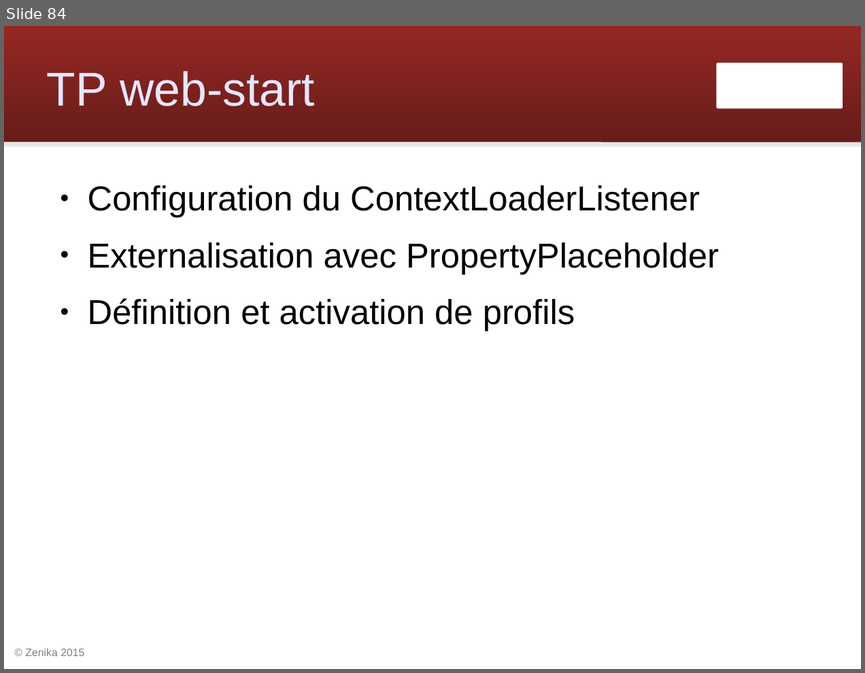
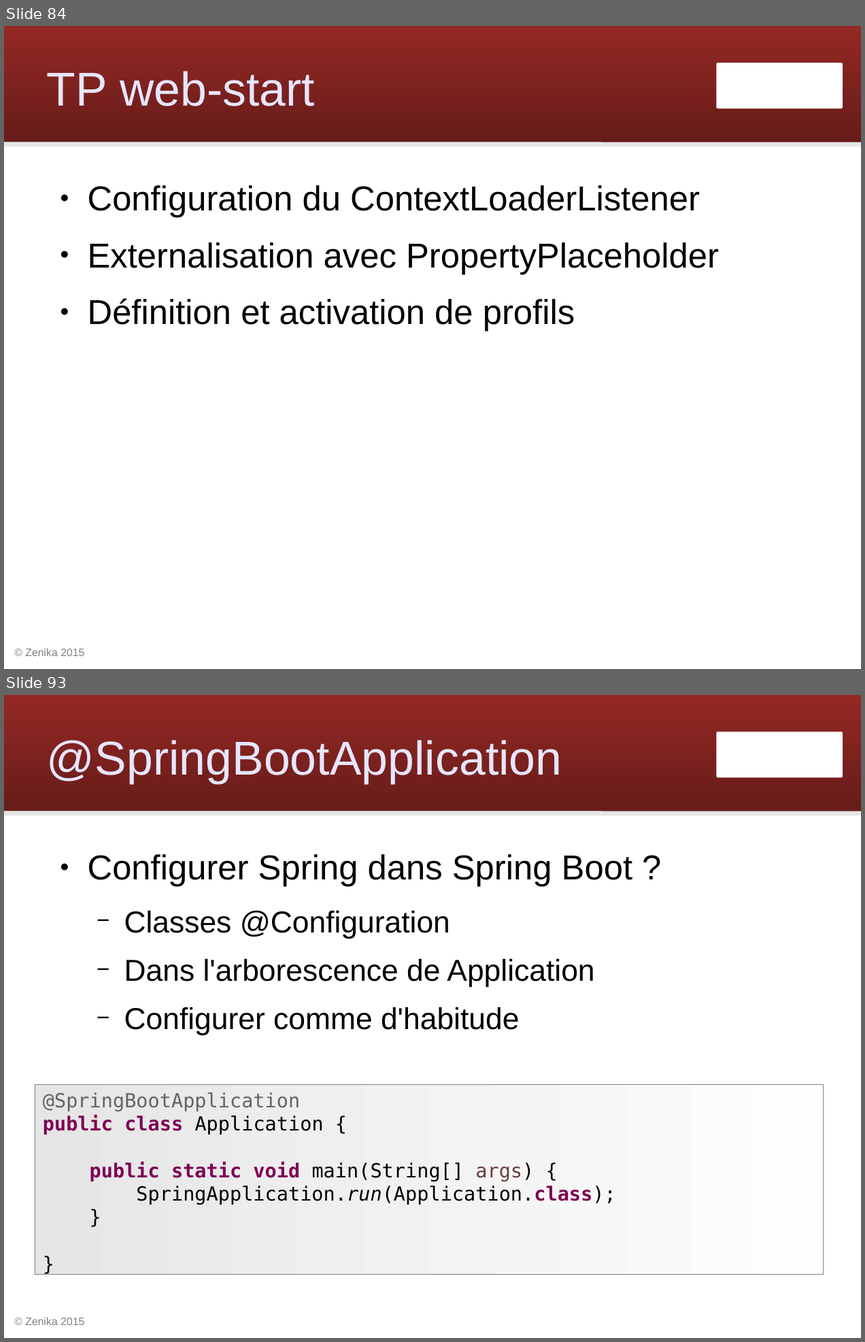
Before and after one commit to Zenika/workshop-spring-core, a slide deck: spring-workshop.odp. Shown one above the other, each under a label of ours: slide 84 before the commit, slides 84 and 93 after it; the slides between them are not shown. The pictures are 865x673 and 865x1342 pixels, drawn with LibreOffice and Linux fonts; fonts in the diff are those of the drawing; background and template pictures are left out. Boxes give left, top, right and bottom in pixels: in the first picture for what was removed or moved away, otherwise in the second. Text is boxed around its words. In the diff, an @@ line names an element or a change of style, - is before the commit and + after.

Commit message:
Créer les slides Spring Boot

```diff
--- a/spring-workshop.odp
+++ b/spring-workshop.odp
@@ slide 93 added at (4,695,861,1338), background #FFFFFF; not listed: 4 template elements that a slide beside it also shows @@
@@ title added at (47,740,562,783), 44 pt, text #E6E6FF @@
+@SpringBootApplication
@@ text added at (88,854,632,1036), 28 pt, text #000000 @@
+● Configurer Spring dans Spring Boot ?
+  − Classes @Configuration
+  − Dans l'arborescence de Application
+  − Configurer comme d'habitude
@@ rectangle added at (35,1085,823,1274), fill gradient #E6E6E6 to #FEFEFE, outline #808080 0 pt, 18 pt, text #000000 @@
+@SpringBootApplication
+public class Application {
+public static void main(String[] args) {
+SpringApplication.run(Application.class);
+}
+}
```
Also in this commit, not shown: 1 slide changed, 21 other slides added, 4 other files.
